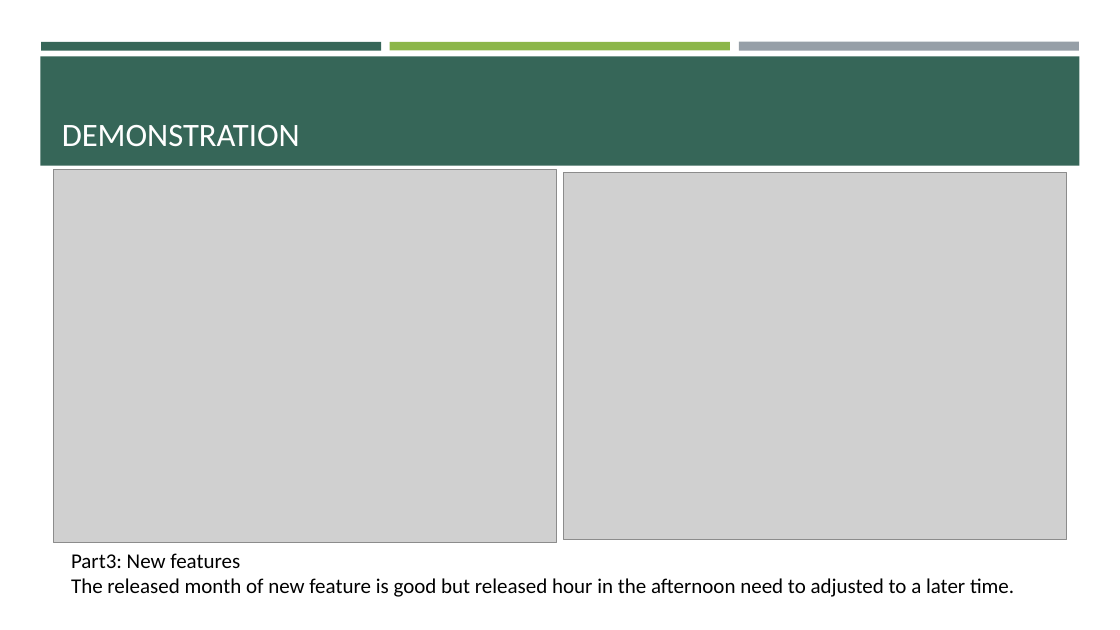
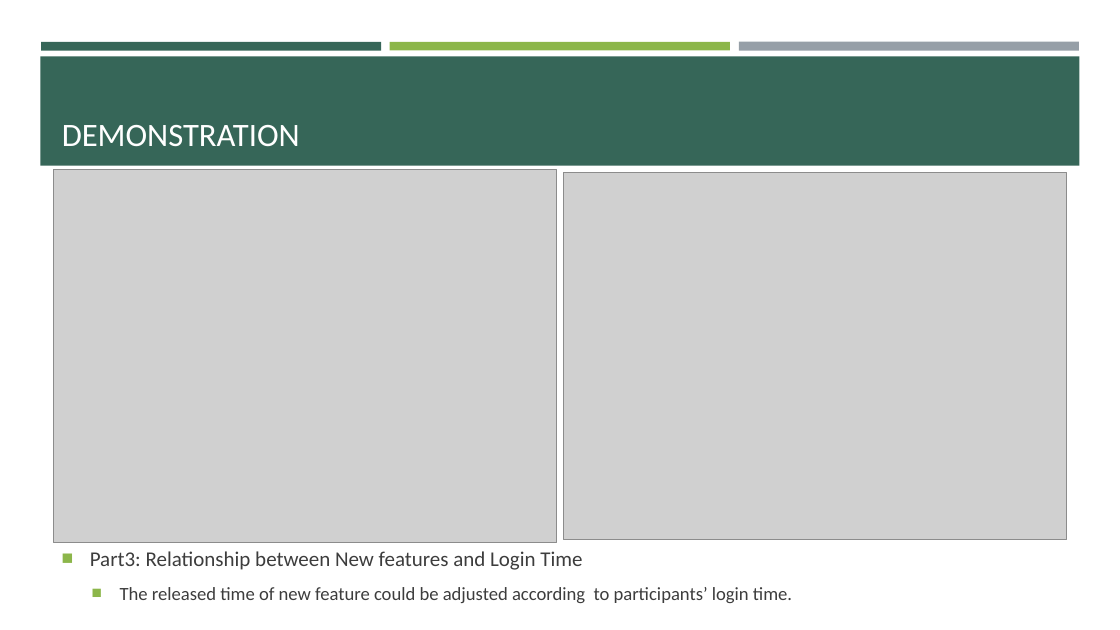
Before and after one commit to shenyiego/3, a slide deck: slide 10 of Data Science for Design.pptx. Drawn at 1120x630 pixels with LibreOffice and Linux fonts; fonts in the diff are those of the drawing; grey boxes stand for pictures. Boxes give left, top, right and bottom in pixels: in the first picture for what was removed or moved away, otherwise in the second. Text is boxed around its words. In the diff, an @@ line names an element or a change of style, - is before the commit and + after.

```diff
--- a/Data Science for Design.pptx
+++ b/Data Science for Design.pptx
@@ text "Part3: Relationship between New features ..." at [90, 551, 792, 603]: vertical alignment top to middle @@
@@ text at [90, 551, 792, 603]: text changed; size 18 to 16 pt; text colour #000000 to #3D3D3D @@
-Part3: New features
-The released month of new feature is good but released hour in the afternoon need to adjusted to a later time.
+■ Part3: Relationship between New features and Login Time
+  ■ The released time of new feature could be adjusted according to participants’ login time.
```
Also in this commit, not shown: 2 other slides changed.
